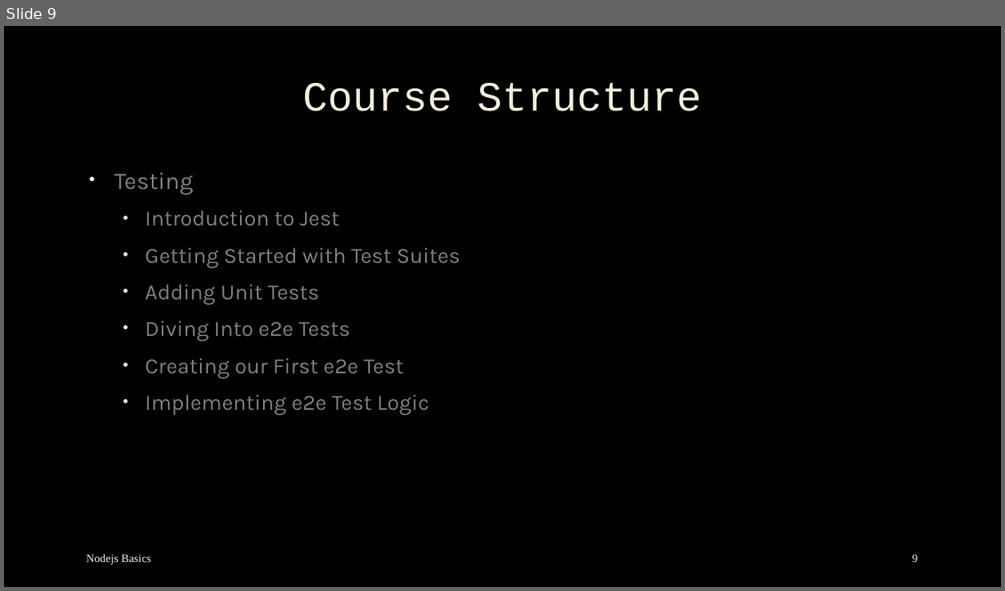
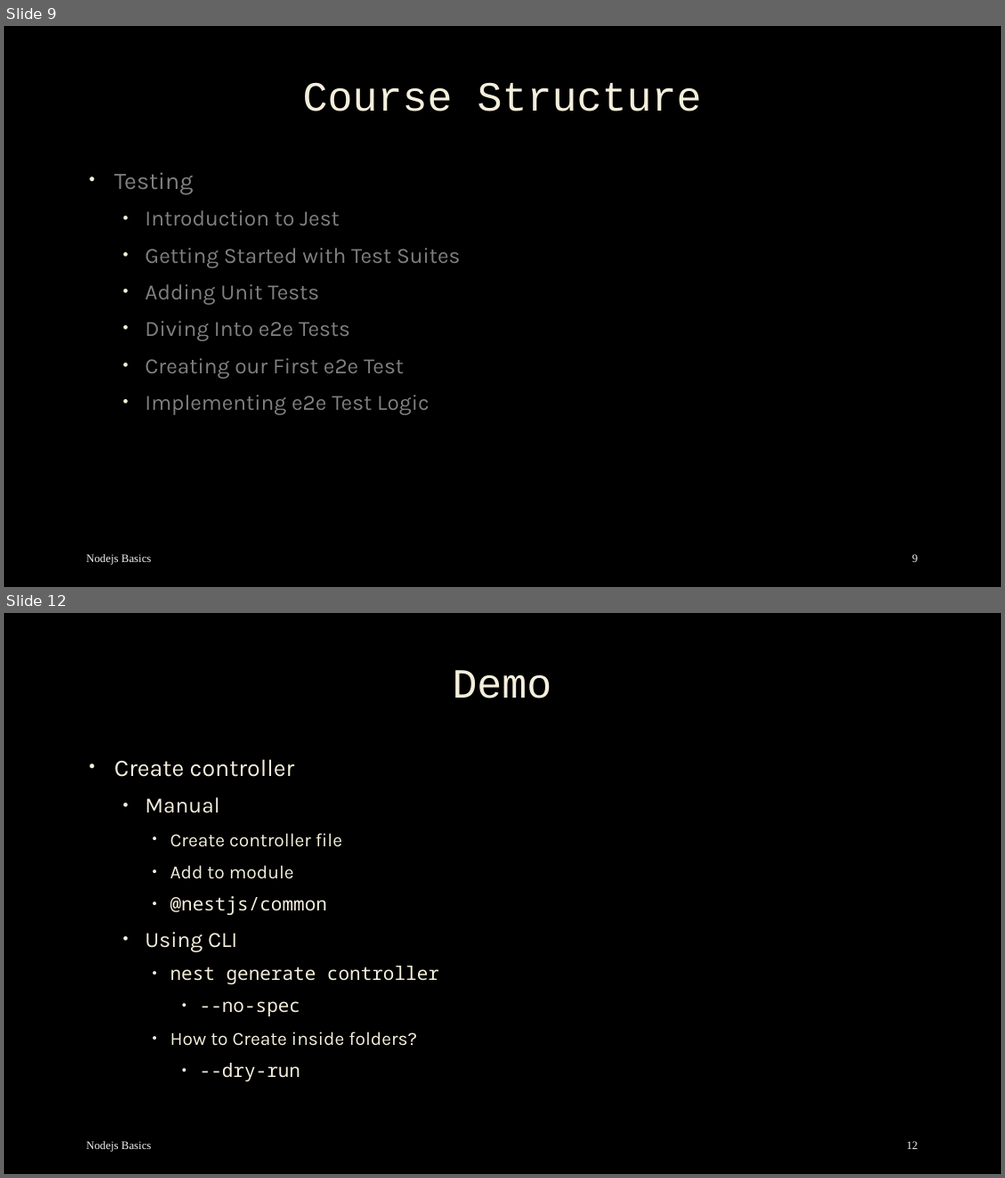
Before and after one commit to mostafa8026/nestjs-course, a slide deck: nestjs/nestjs-01.pptx. Shown one above the other, each under a label of ours: slide 9 before the commit, slides 9 and 12 after it; the slides between them are not shown. The pictures are 1005x591 and 1005x1178 pixels, drawn with LibreOffice and Linux fonts; fonts in the diff are those of the drawing; background and template pictures are left out. Boxes give left, top, right and bottom in pixels: in the first picture for what was removed or moved away, otherwise in the second. Text is boxed around its words. In the diff, an @@ line names an element or a change of style, - is before the commit and + after.

Commit message:
feat: nestjs 01 added

```diff
--- a/nestjs/nestjs-01.pptx
+++ b/nestjs/nestjs-01.pptx
@@ slide 12 added at (x1=4, y1=613, x2=1001, y2=1174), background picture (left out) @@
@@ title added at (x1=453, y1=670, x2=552, y2=698), 40 pt, text #F4EEDC @@
+Demo
@@ text added at (x1=114, y1=759, x2=439, y2=1081), 18 pt, text #F4EEDC @@
+• Create controller
+  • Manual
+    • Create controller file
+    • Add to module
+    • @nestjs/common
+  • Using CLI
+    • nest generate controller
+      • --no-spec
+    • How to Create inside folders?
+      • --dry-run
@@ text added at (x1=86, y1=1141, x2=152, y2=1151), 11 pt, text #F2F2F2 @@
+Nodejs Basics
@@ page number added at (x1=906, y1=1141, x2=918, y2=1149), 11 pt, text #F2F2F2 @@
+12
```
Also in this commit, not shown: 2 slides changed, 17 other slides added, 16 other files.
